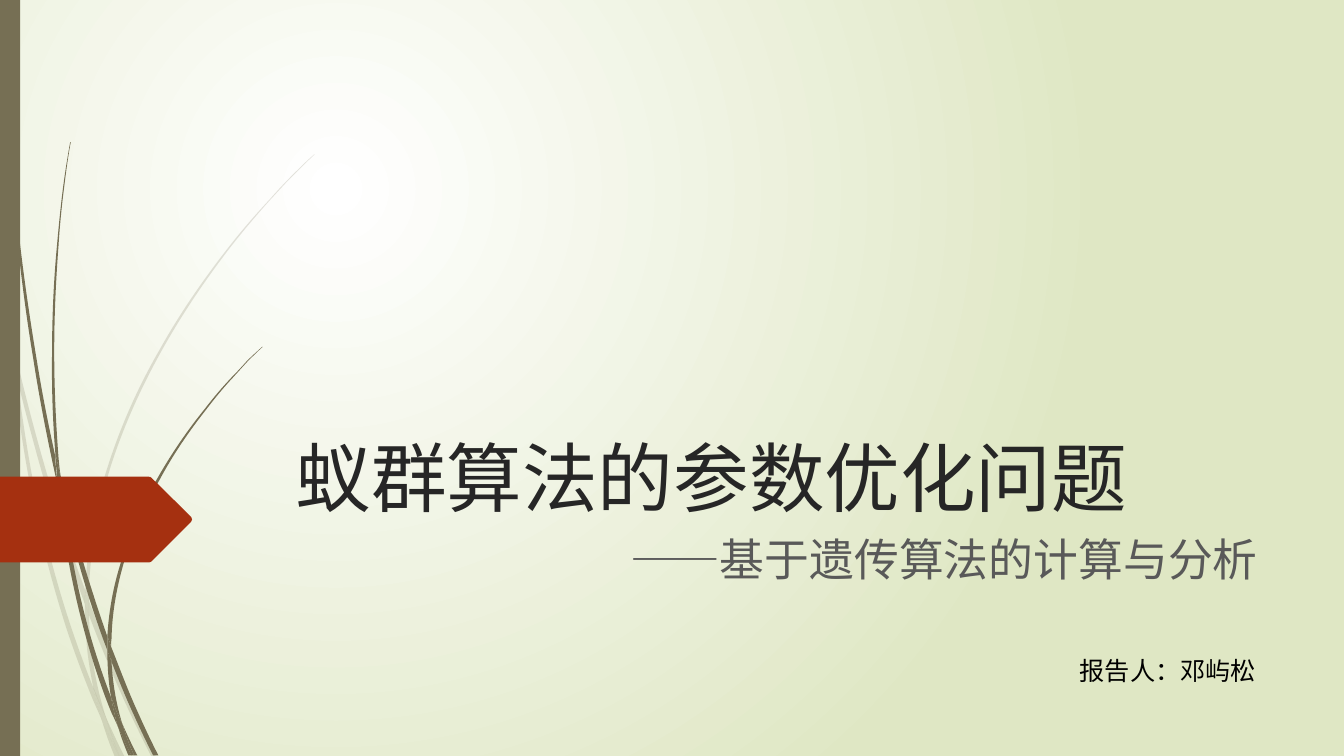
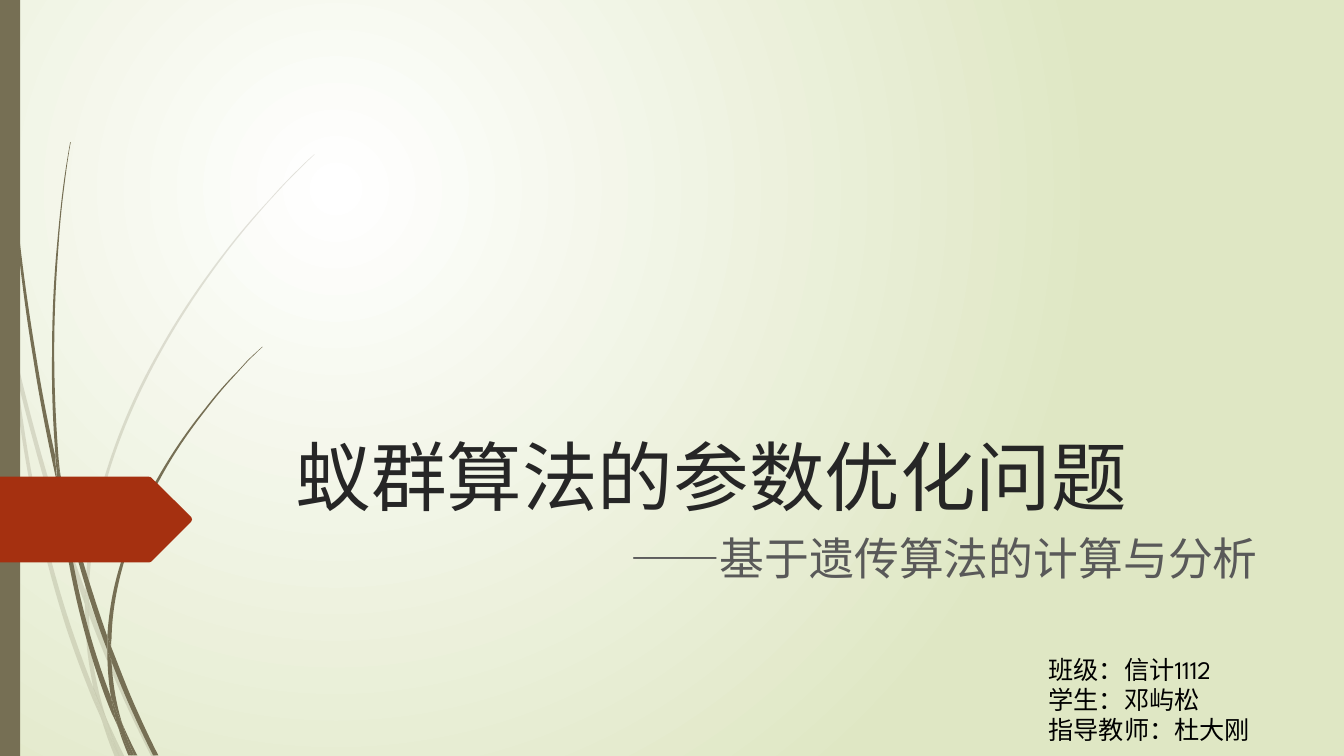
Before and after one commit to sigh0829/ga_aco, a slide deck: slide 1 of src/main/resources/draft/答辩演示文稿.pptx. Drawn at 1344x756 pixels with LibreOffice and Linux fonts; fonts in the diff are those of the drawing. Boxes give left, top, right and bottom in pixels: in the first picture for what was removed or moved away, otherwise in the second. Text is boxed around its words. In the diff, an @@ line names an element or a change of style, - is before the commit and + after.

Commit message:
Save thesis.

```diff
--- a/src/main/resources/draft/答辩演示文稿.pptx
+++ b/src/main/resources/draft/答辩演示文稿.pptx
@@ text at (x1=1049, y1=658, x2=1251, y2=741): text changed @@
-报告人：邓屿松
+班级：信计1112
+学生：邓屿松
+指导教师：杜大刚
```
